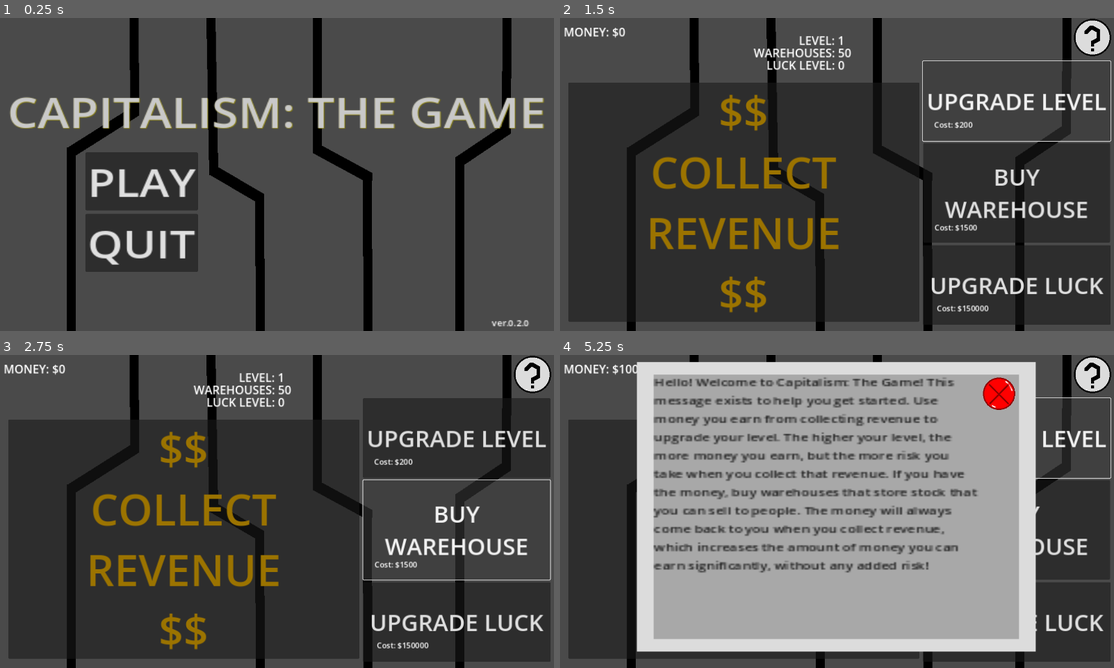
Above: before the commit, frames 1-4 (two rows, left to right).
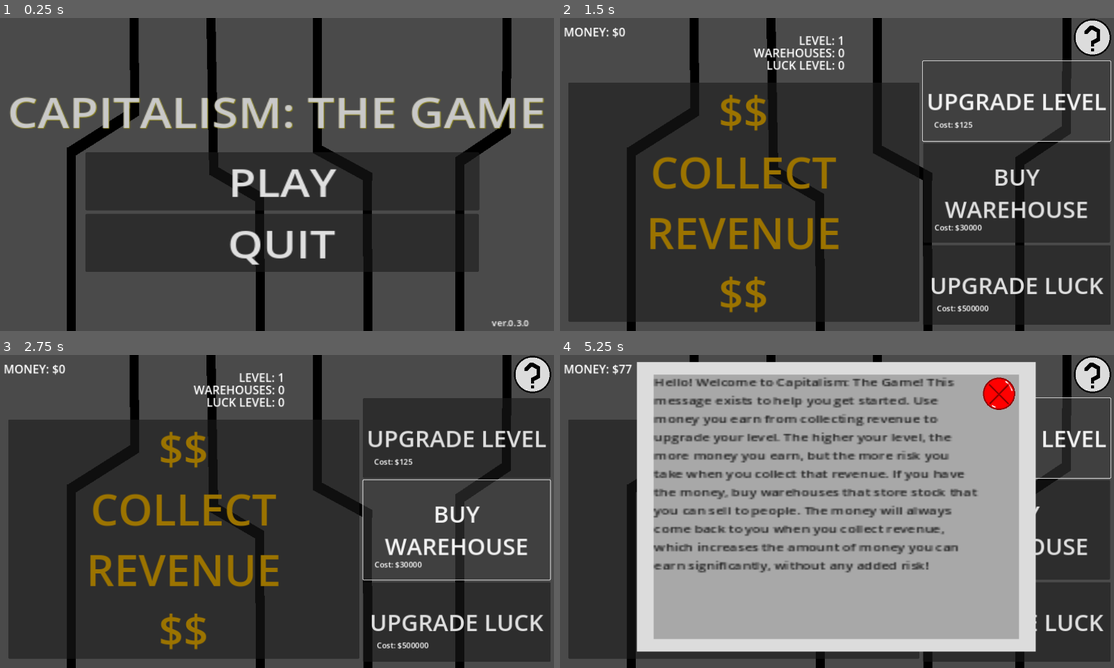
Above: after the commit, the same moments.

Repository: AwesomeGearBoy/capitalism-the-game
Game: Godot game, scene res://scenes/main.tscn
Same seed, same stepped clock (60 frames per second), same inputs: the game is played once before the commit and once after it.
Inputs (mouse positions are in pixels of both pictures, inside the frame that each line leads up to):
- Up to frame 1 (0.25 s): no input
- Up to frame 2 (1.5 s): click "$$ COLLECT REVENUE $$" at 0.5 s; click "UPGRADE LEVEL" at 1.25 s
- Up to frame 3 (2.75 s): click "BUY WAREHOUSE" at 2 s
- Up to frame 4 (5.25 s): click "UPGRADE LUCK" at 2.75 s; click (1091, 373) at 3.5 s; click "$$ COLLECT REVENUE $$" at 4.25 s; click "UPGRADE LEVEL" at 5 s

The runs differ from the first frame. In frame 1, 18% of the frame differs, in the area x 16-95%, y 42-99%; in frame 2, 0.1%; in frame 3, 0.1%; in frame 4, less than 0.1%.

Commit message:
Need to add events, but game works!

Diff:
--- a/project.godot
+++ b/project.godot
@@ -19,6 +19,7 @@
 
 window/size/viewport_width=1440
 window/size/viewport_height=810
+window/size/mode=3
 window/stretch/mode="canvas_items"
 window/stretch/aspect="ignore"
 
--- a/scenes/main.tscn
+++ b/scenes/main.tscn
@@ -122,8 +122,263 @@
 theme_override_font_sizes/font_size = 30
 text = "LUCK LEVEL: 0"
 
+[node name="LostUncle" parent="." instance=ExtResource("3_n7en5")]
+visible = false
+
+[node name="Label" type="Label" parent="LostUncle"]
+offset_left = -176.0
+offset_top = -175.0
+offset_right = 139.0
+offset_bottom = 163.0
+theme_override_colors/font_color = Color(0.10748, 0.10748, 0.10748, 1)
+theme_override_font_sizes/font_size = 13
+text = "You lost an uncle you never really knew. Which is too bad, but at least you got some inheritance money!"
+autowrap_mode = 3
+
+[node name="VendingMachine" parent="." instance=ExtResource("3_n7en5")]
+visible = false
+
+[node name="Label" type="Label" parent="VendingMachine"]
+offset_left = -176.0
+offset_top = -175.0
+offset_right = 139.0
+offset_bottom = 163.0
+theme_override_colors/font_color = Color(0.10748, 0.10748, 0.10748, 1)
+theme_override_font_sizes/font_size = 13
+text = "You discover an old vending machine that somehow still accepts pennies. Oh heck yeah, baby."
+autowrap_mode = 3
+
+[node name="LawsuitWin" parent="." instance=ExtResource("3_n7en5")]
+visible = false
+
+[node name="Label" type="Label" parent="LawsuitWin"]
+offset_left = -176.0
+offset_top = -175.0
+offset_right = 139.0
+offset_bottom = 163.0
+theme_override_colors/font_color = Color(0.10748, 0.10748, 0.10748, 1)
+theme_override_font_sizes/font_size = 13
+text = "Uh oh!
+You got into a lawsuit...
+
+...
+
+And won!"
+autowrap_mode = 3
+
+[node name="RandomDude" parent="." instance=ExtResource("3_n7en5")]
+visible = false
+
+[node name="Label" type="Label" parent="RandomDude"]
+offset_left = -176.0
+offset_top = -175.0
+offset_right = 139.0
+offset_bottom = 163.0
+theme_override_colors/font_color = Color(0.10748, 0.10748, 0.10748, 1)
+theme_override_font_sizes/font_size = 13
+text = "A mysterious stranger randomly gives you a wad of cash. It's not suspicious where they got it from at all!
+
+You take it happily."
+autowrap_mode = 3
+
+[node name="PennyRain" parent="." instance=ExtResource("3_n7en5")]
+visible = false
+
+[node name="Label" type="Label" parent="PennyRain"]
+offset_left = -176.0
+offset_top = -175.0
+offset_right = 139.0
+offset_bottom = 163.0
+theme_override_colors/font_color = Color(0.10748, 0.10748, 0.10748, 1)
+theme_override_font_sizes/font_size = 13
+text = "A rainstorm of pennies occurs directly over your house!
+
+Don't ask how, just be happy that it happened.
+
+I mean, it's normal for pennies to fall directly out of the sky, right?"
+autowrap_mode = 3
+
+[node name="CatVideo" parent="." instance=ExtResource("3_n7en5")]
+visible = false
+
+[node name="Label" type="Label" parent="CatVideo"]
+offset_left = -176.0
+offset_top = -175.0
+offset_right = 139.0
+offset_bottom = 163.0
+theme_override_colors/font_color = Color(0.10748, 0.10748, 0.10748, 1)
+theme_override_font_sizes/font_size = 13
+text = "A cat video you uplaoded went viral.
+
+Yep. That's pretty cool."
+autowrap_mode = 3
+
+[node name="TvFame" parent="." instance=ExtResource("3_n7en5")]
+visible = false
+
+[node name="Label" type="Label" parent="TvFame"]
+offset_left = -176.0
+offset_top = -175.0
+offset_right = 139.0
+offset_bottom = 163.0
+theme_override_colors/font_color = Color(0.10748, 0.10748, 0.10748, 1)
+theme_override_font_sizes/font_size = 13
+text = "A local TV station decided to feature you as \"Entreprenuer of the Year!\"
+
+Fame and fortune follow soon after."
+autowrap_mode = 3
+
+[node name="FindMotivation" parent="." instance=ExtResource("3_n7en5")]
+visible = false
+
+[node name="Label" type="Label" parent="FindMotivation"]
+offset_left = -176.0
+offset_top = -175.0
+offset_right = 139.0
+offset_bottom = 163.0
+theme_override_colors/font_color = Color(0.10748, 0.10748, 0.10748, 1)
+theme_override_font_sizes/font_size = 13
+text = "A motivational speaker charges you some money to only tell you to believe in yourself.
+
+I mean, it works, but now you're  little bit poorer.
+
+Just believe in yourself, I guess?"
+autowrap_mode = 3
+
+[node name="LawsuitLoss" parent="." instance=ExtResource("3_n7en5")]
+visible = false
+
+[node name="Label" type="Label" parent="LawsuitLoss"]
+offset_left = -176.0
+offset_top = -175.0
+offset_right = 139.0
+offset_bottom = 163.0
+theme_override_colors/font_color = Color(0.10748, 0.10748, 0.10748, 1)
+theme_override_font_sizes/font_size = 13
+text = "Uh oh!
+You got into a lawsuit...
+
+...
+
+And lost..."
+autowrap_mode = 3
+
+[node name="DogBurial" parent="." instance=ExtResource("3_n7en5")]
+visible = false
+
+[node name="Label" type="Label" parent="DogBurial"]
+offset_left = -176.0
+offset_top = -175.0
+offset_right = 139.0
+offset_bottom = 163.0
+theme_override_colors/font_color = Color(0.10748, 0.10748, 0.10748, 1)
+theme_override_font_sizes/font_size = 13
+text = "Your dog somehow got to your savings and buried them.
+
+You dug everywhere in your backyard.
+
+Thought you found them once, but it was a rock.
+
+You never saw those savings again."
+autowrap_mode = 3
+
+[node name="CashFire" parent="." instance=ExtResource("3_n7en5")]
+visible = false
+
+[node name="Label" type="Label" parent="CashFire"]
+offset_left = -176.0
+offset_top = -175.0
+offset_right = 139.0
+offset_bottom = 163.0
+theme_override_colors/font_color = Color(0.10748, 0.10748, 0.10748, 1)
+theme_override_font_sizes/font_size = 13
+text = "You accidently set your cash pile on fire whilst trying to light a candle.
+
+What a waste of money!"
+autowrap_mode = 3
+
+[node name="GlitterMess" parent="." instance=ExtResource("3_n7en5")]
+visible = false
+
+[node name="Label" type="Label" parent="GlitterMess"]
+offset_left = -176.0
+offset_top = -175.0
+offset_right = 139.0
+offset_bottom = 163.0
+theme_override_colors/font_color = Color(0.10748, 0.10748, 0.10748, 1)
+theme_override_font_sizes/font_size = 13
+text = "You accidently bought 1'000 packs of glitter instead of stock shares.
+
+Not only was this a waste of money, but the delivery guy dumped it straight into your living room.
+
+Now you need to clean up a sparkly mess..."
+autowrap_mode = 3
+
+[node name="RealEstate" parent="." instance=ExtResource("3_n7en5")]
+visible = false
+
+[node name="Label" type="Label" parent="RealEstate"]
+offset_left = -176.0
+offset_top = -175.0
+offset_right = 139.0
+offset_bottom = 163.0
+theme_override_colors/font_color = Color(0.10748, 0.10748, 0.10748, 1)
+theme_override_font_sizes/font_size = 13
+text = "You were just scammed by someone selling \"invisible real estate.\"
+
+You... probably should've seen that one coming."
+autowrap_mode = 3
+
+[node name="LemonadeStand" parent="." instance=ExtResource("3_n7en5")]
+visible = false
+
+[node name="Label" type="Label" parent="LemonadeStand"]
+offset_left = -176.0
+offset_top = -175.0
+offset_right = 139.0
+offset_bottom = 163.0
+theme_override_colors/font_color = Color(0.10748, 0.10748, 0.10748, 1)
+theme_override_font_sizes/font_size = 13
+text = "You attempted to open a lemonade stand and it causes a national shortage in lemons.
+
+Massive PR costs."
+autowrap_mode = 3
+
+[node name="ShinyPebbleCoin" parent="." instance=ExtResource("3_n7en5")]
+visible = false
+
+[node name="Label" type="Label" parent="ShinyPebbleCoin"]
+offset_left = -176.0
+offset_top = -175.0
+offset_right = 139.0
+offset_bottom = 163.0
+theme_override_colors/font_color = Color(0.10748, 0.10748, 0.10748, 1)
+theme_override_font_sizes/font_size = 13
+text = "You invested in a new crypto currency known as ShinyPebbleCoin!
+
+It's now worth less than an actual shiny pebble."
+autowrap_mode = 3
+
+[node name="RosesRed" parent="." instance=ExtResource("3_n7en5")]
+visible = false
+scale = Vector2(2.71, 2.025)
+
+[node name="Label" type="Label" parent="RosesRed"]
+offset_left = -176.0
+offset_top = -175.0
+offset_right = 139.0
+offset_bottom = 163.0
+theme_override_colors/font_color = Color(0.10748, 0.10748, 0.10748, 1)
+theme_override_font_sizes/font_size = 13
+text = "Roses are red...
+Violets are blue...
+I'm pretty poor...
+And now so are you..."
+autowrap_mode = 3
+
 [node name="Help" parent="." instance=ExtResource("3_n7en5")]
 visible = false
+scale = Vector2(2.71, 2.025)
 
 [node name="Label" type="Label" parent="Help"]
 offset_left = -176.0
@@ -140,5 +395,7 @@
 
 [connection signal="pressed" from="RevenueButton" to="." method="_on_revenue_button_pressed"]
 [connection signal="pressed" from="UpgradeLevel" to="." method="_on_upgrade_level_pressed"]
+[connection signal="pressed" from="BuyWarehouse" to="." method="_on_buy_warehouse_pressed"]
+[connection signal="pressed" from="UpgradeLuck" to="." method="_on_upgrade_luck_pressed"]
 [connection signal="pressed" from="Hint" to="." method="_on_hint_pressed"]
 [connection signal="play" from="Menu" to="." method="_on_menu_play"]
--- a/scenes/titlescreen.tscn
+++ b/scenes/titlescreen.tscn
@@ -22,18 +22,18 @@
 text = "CAPITALISM: THE GAME"
 
 [node name="PlayButton" type="Button" parent="." index="1"]
-offset_left = -339.623
-offset_top = -49.4505
-offset_right = -138.623
-offset_bottom = 68.5495
+offset_left = -340.0
+offset_top = -49.0
+offset_right = 363.0
+offset_bottom = 69.0
 theme_override_font_sizes/font_size = 80
 text = "PLAY"
 
 [node name="QuitButton" type="Button" parent="." index="2"]
-offset_left = -339.623
-offset_top = 77.1428
-offset_right = -139.623
-offset_bottom = 195.143
+offset_left = -340.0
+offset_top = 77.0
+offset_right = 362.0
+offset_bottom = 195.0
 theme_override_font_sizes/font_size = 80
 text = "QUIT"
 
--- a/scripts/main.gd
+++ b/scripts/main.gd
@@ -1,14 +1,16 @@
 extends Node
+
+# ====== NEED TO IMPLEMENT SILLY EVENTS NEXT ====== #
 
 var menu = true
 var game_running = true
 var money = 0
 var level = 1
-var warehouses = 50
+var warehouses = 0
 var luck_level = 0
-var level_cost = 200
-var wares_cost = 1500
-var luck_cost = 150000
+var level_cost = 125
+var wares_cost = 30000
+var luck_cost = 500000
 
 func _ready():
 	pass
@@ -39,7 +41,10 @@
 	$LuckLevel.text = "LUCK LEVEL: " + str(luck_level)
 	$LevelCost.text = "Cost: $" + str(level_cost)
 	$WaresCost.text = "Cost: $" + str(wares_cost)
-	$LuckCost.text = "Cost: $" + str(luck_cost)
+	if luck_level < 10:
+		$LuckCost.text = "Cost: $" + str(luck_cost)
+	else:
+		$LuckCost.text = "Cost: MAX LEVEL"
 
 func collect_revenue():
 	var random_amount = 0
@@ -67,21 +72,44 @@
 	elif luck_level == 10:
 		random_amount = randi_range(300, 400)
 
-	money += (random_amount + (warehouses * 200)) * level
+	money += (random_amount + (warehouses * 1000)) * level
+
+func upgrade_level():
+	if money >= level_cost:
+		money = money - level_cost
+		level = level + 1
+		if level <= 8:
+			level_cost = 125 * level
+		else:
+			level_cost = level_cost * 2
+
+func buy_warehouse():
+	if money >= wares_cost:
+		money = money - wares_cost
+		warehouses += 1
+		if warehouses == 0:
+			wares_cost = 30000
+		else:
+			wares_cost = (2000 * level) * warehouses
+
+func upgrade_luck():
+	if luck_level < 10:
+		if money >= luck_cost:
+			money = money - luck_cost
+			luck_level += 1
+			luck_cost = luck_cost * 2
 
 func _on_revenue_button_pressed():
 	collect_revenue()
 
 func _on_upgrade_level_pressed():
-	if money >= level_cost:
-		money = money - level_cost
-		level = level + 1
-		if level >= 1:
-			level_cost = level_cost * 2
-		elif level >= 25:
-			level_cost = level_cost * 3
-		elif level >= 50:
-			level_cost = level_cost * 4
+	upgrade_level()
+
+func _on_buy_warehouse_pressed():
+	buy_warehouse()
+
+func _on_upgrade_luck_pressed():
+	upgrade_luck()
 
 func _on_hint_pressed():
 	$Help.show()
--- a/scripts/titlescreen.gd
+++ b/scripts/titlescreen.gd
@@ -1,7 +1,7 @@
 extends Sprite2D
 
 var release = 0
-var update = 2
+var update = 3
 var bug_fixes = 0
 var version = str(release) + "." + str(update) + "." + str(bug_fixes)
 signal play
